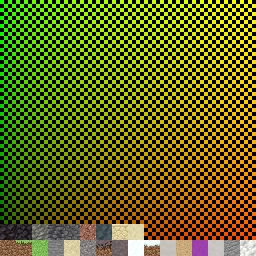
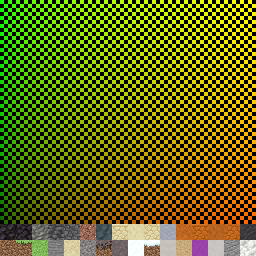
Revision of a layered 256×256 image; what changed, layer by layer:
painted on "blocks" over [left=144, top=224, right=256, bottom=240]
